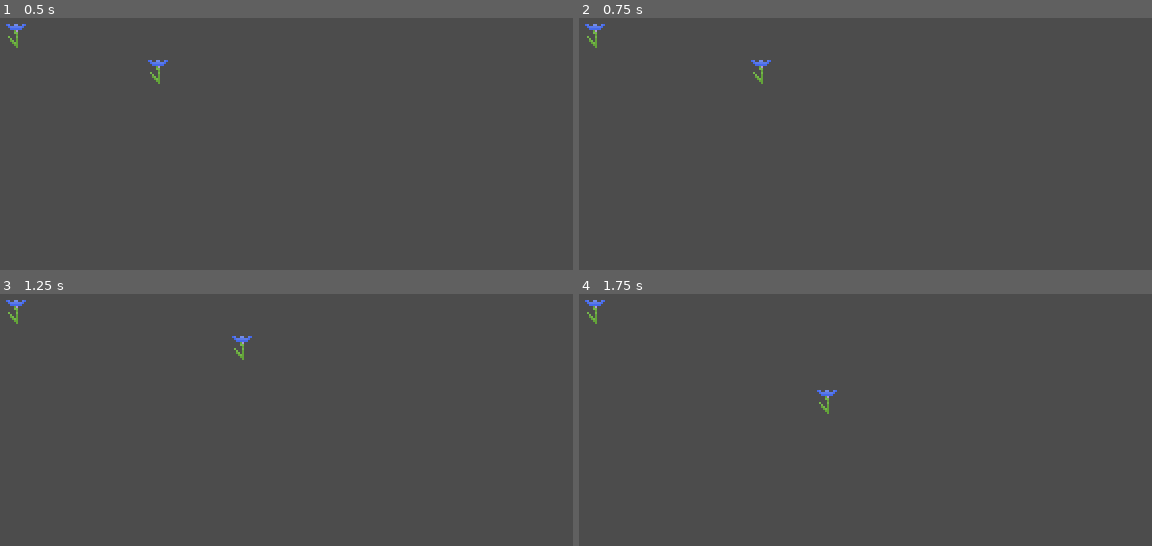
Above: before the commit, frames 1-4 (two rows, left to right).
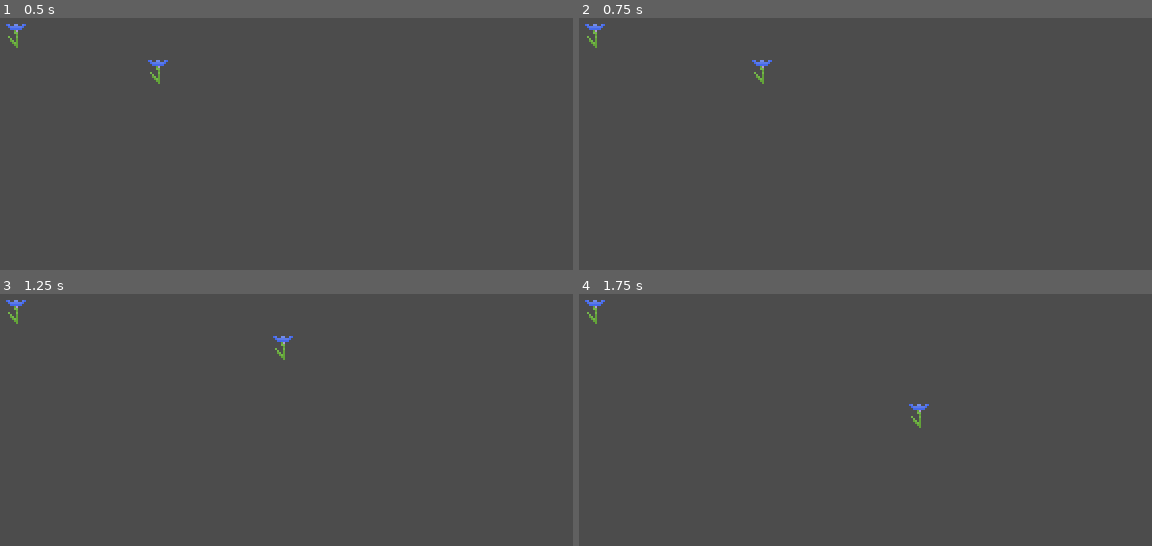
Above: after the commit, the same moments.

Repository: SilkRose/Roll-Pony-Game
Game: Godot game, scene res://World.tscn
Two runs of this game, one before a commit and one after it. Both use one fixed random seed, a clock stepped at 60 frames per second and the inputs below.
Inputs:
- Up to frame 1 (0.5 s): no input
- Up to frame 2 (0.75 s): tap Enter at 0.5 s; hold Right (ui_right) from 0.53 s (still down)
- Up to frame 3 (1.25 s): keep holding Right (ui_right)
- Up to frame 4 (1.75 s): release Right (ui_right) at 1.28 s; hold Down (ui_down) from 1.28 s (still down)

Frame 1 is identical in both runs. In frame 2, less than 0.1% of the frame differs, in the area x 30-34%, y 16-27%; in frame 3, 0.2%, in the area x 40-52%, y 16-27%; in frame 4, 0.2%.

Commit message:
Use delta, make movement smooth

Diff:
--- a/Player.gd
+++ b/Player.gd
@@ -1,15 +1,20 @@
 extends KinematicBody2D
 
+const ACCELERATION = 10
+const MAX_SPEED = 100
+const FRICTION = 10
 var velocity = Vector2.ZERO
 
 func _physics_process(delta):
 	var input_vector = Vector2.ZERO
 	input_vector.x = Input.get_action_strength("ui_right") - Input.get_action_strength("ui_left")
 	input_vector.y = Input.get_action_strength("ui_down") - Input.get_action_strength("ui_up")
+	input_vector = input_vector.normalized()
 
 	if input_vector != Vector2.ZERO:
-		velocity = input_vector
+		velocity += input_vector * ACCELERATION * delta
+		velocity = velocity.clamped(MAX_SPEED * delta)
 	else:
-		velocity = Vector2.ZERO
+		velocity = velocity.move_toward(Vector2.ZERO, FRICTION * delta)
 
 	move_and_collide(velocity)
